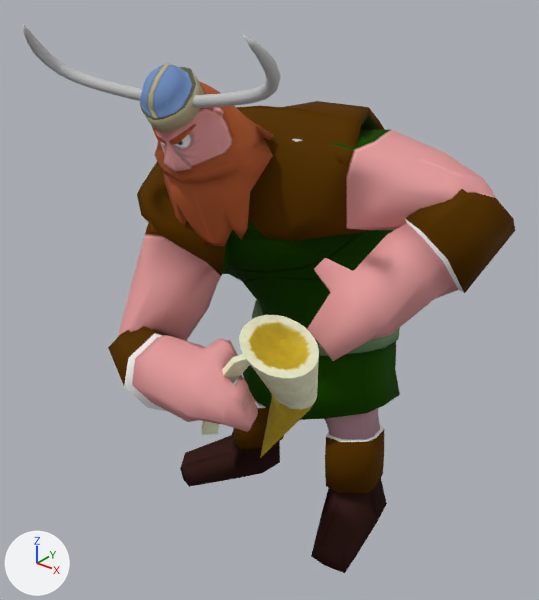
An edit to the OBJ model assets/Animacion/Vikingo/Celebracion/vikingoCelebracion_000500.obj, drawn before and after from the same camera.
Camera for both pictures: a 50 mm lens placed at (4.74, -5.85, 6.54), pointed at (0.07, -0.02, 2.92). Arrows for +X, +Y and +Z are at lower left; the lights stay in place. Where no turn or scale is listed for an object, it has been applied to the vertices.

In view in the first picture: 'Vilkingo_ikingoH', 'jarra_jarraH'.
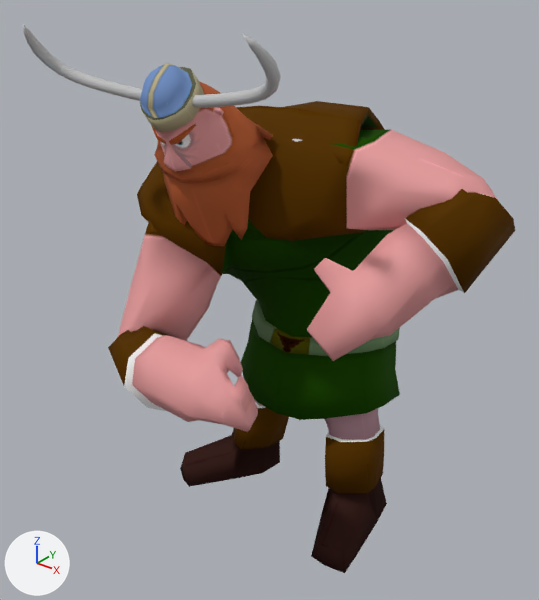
Pixel boxes (x1, y1, x2, y2) of what changed, in the pictures (539 x 600 px):
'jarra_jarraH', deleted: before (201, 315, 319, 458)

Edits to the bpy script that builds the scene:
```text
Remove ob_jarra_jarrah:
    ob_jarra_jarrah = bpy.data.objects.new('jarra_jarraH', me_jarra_jarrah)
    ob_jarra_jarrah.location = (0.0, 0.0, 0.0)
```
